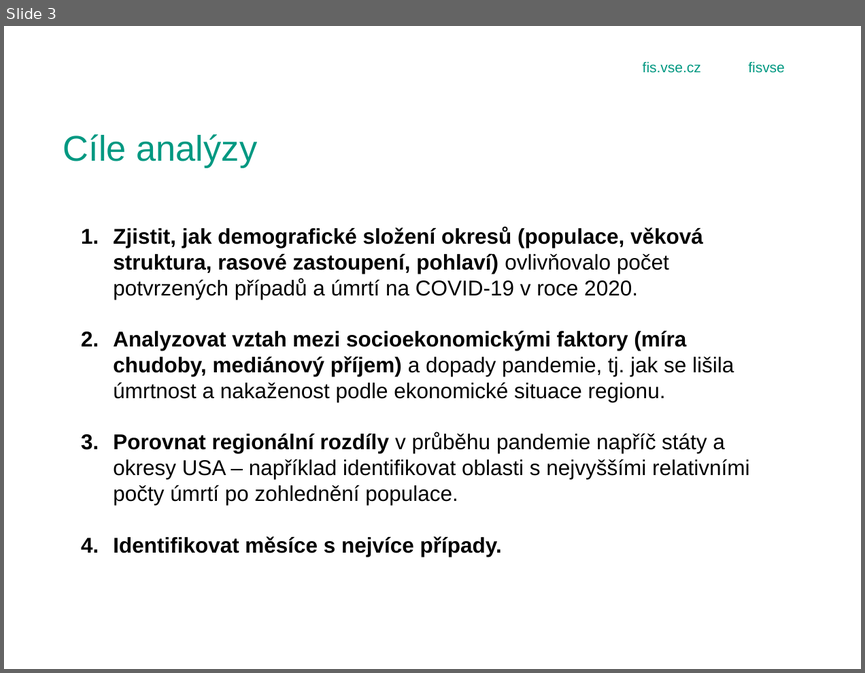
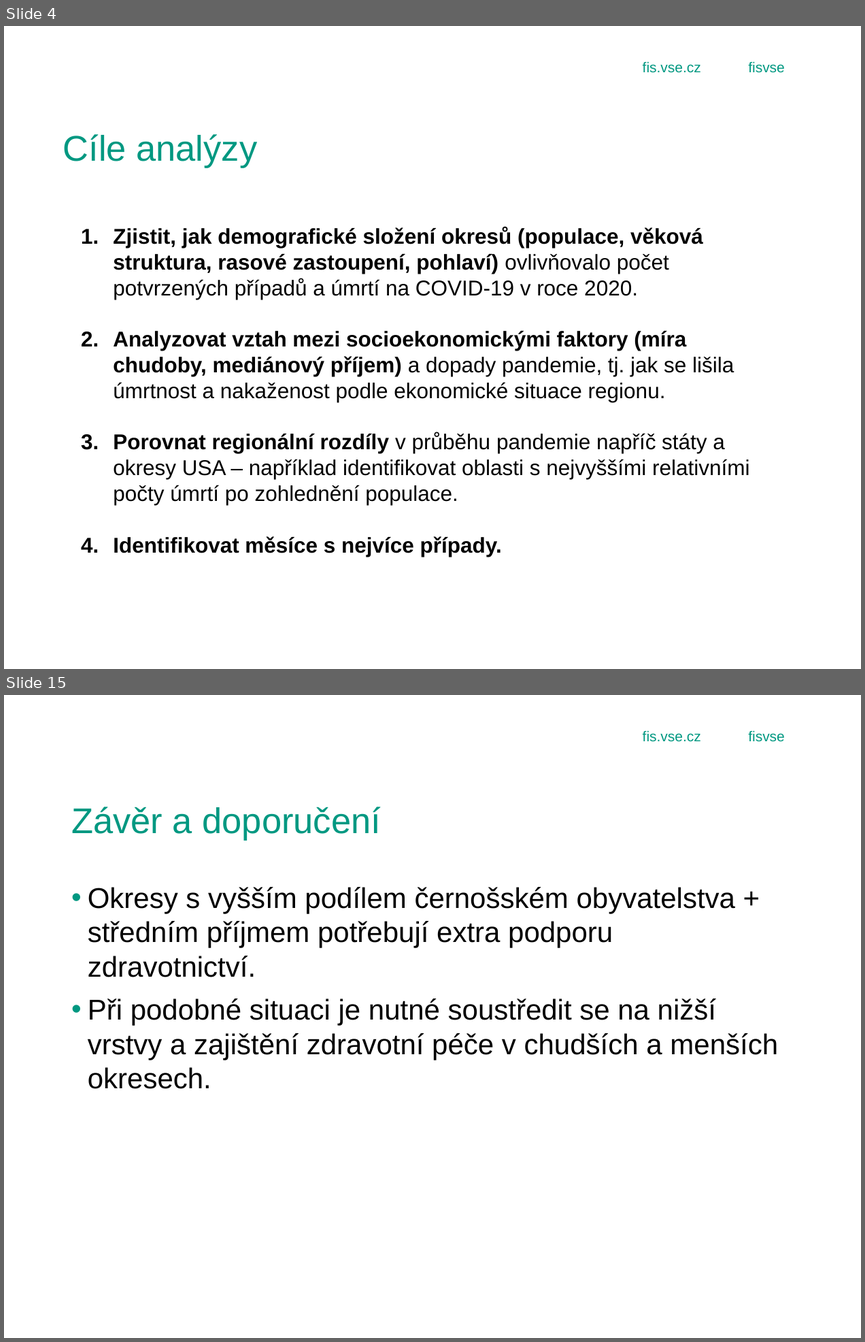
Before and after one commit to ursulastrudl/Projektovy_seminar, a slide deck: obhajoba.pptx. Shown one above the other, each under a label of ours: slide 3 before the commit, slides 4 and 15 after it; the slides between them are not shown. The pictures are 865x673 and 865x1342 pixels, drawn with LibreOffice and Linux fonts; fonts in the diff are those of the drawing; background and template pictures are left out. Boxes give left, top, right and bottom in pixels: in the first picture for what was removed or moved away, otherwise in the second. Text is boxed around its words. In the diff, an @@ line names an element or a change of style, - is before the commit and + after.

```diff
--- a/obhajoba.pptx
+++ b/obhajoba.pptx
@@ slide 15 added at box(4, 695, 861, 1338), background picture (left out); not listed: 3 template elements that a slide beside it also shows @@
@@ title added at box(71, 807, 381, 841), 30 pt, text #009881 @@
+Závěr a doporučení
@@ text added at box(88, 887, 778, 1089), 24 pt, text #000000 @@
+• Okresy s vyšším podílem černošském obyvatelstva + středním příjmem potřebují extra podporu zdravotnictví.
+• Při podobné situaci je nutné soustředit se na nižší vrstvy a zajištění zdravotní péče v chudších a menších okresech.
@@ what was slide 3 is now slide 4 @@
```
Also in this commit, not shown: 1 slide changed, 12 other slides added, 1 slide removed, 2 other files.
